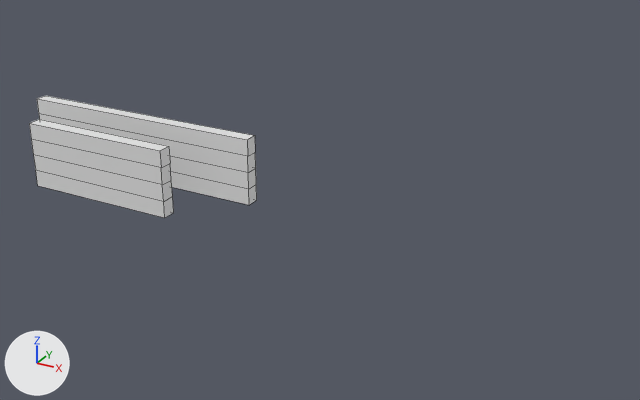
The Blender file Assets/SplineBOx.blend as it was, and as the next commit left it.
Both versions are drawn from a camera (50 mm lens) standing at (42.7, -49.4, 23.6) and looking at (14.7, 1.6, -1.9). Lighting does not change. The marker at lower left points along +X, +Y and +Z. Mesh edges are drawn as thin lines.
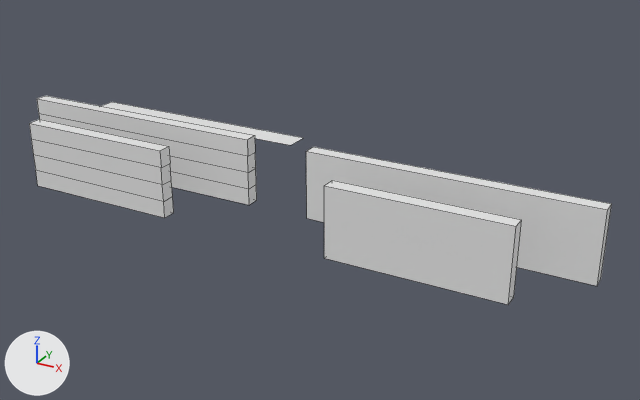
Pixel boxes (x1, y1, x2, y2) of what changed, in the pictures (640 x 400 px):
```json
{"object": "NarrowCol", "change": "added", "after": [324, 180, 521, 305]}
{"object": "WideCol", "change": "added", "after": [306, 147, 612, 286]}
{"object": "Flat", "change": "added", "after": [102, 102, 303, 145]}
```

Scene script edits in JSON lines:
```json
{"op": "add", "block": "me_plane", "code": ["me_plane = bpy.data.meshes.new('Plane')", "me_plane.from_pydata([(-9.8, -1.0, 0.0), (9.8, -1.0, 0.0), (-9.8, 1.0, 0.0), (9.8, 1.0, 0.0)], [], [(0, 1, 3, 2)])"]}
{"op": "add", "block": "me_cube_000", "code": ["me_cube_000 = bpy.data.meshes.new('Cube.000')", "me_cube_000.from_pydata(...)  # a box spanning x -6.04..6.04, y -0.5..0.5, z -2.5..2.5"]}
{"op": "add", "block": "me_cube_003", "code": ["me_cube_003 = bpy.data.meshes.new('Cube.003')", "me_cube_003.from_pydata(...)  # a box spanning x -10.0..10.0, y -0.5..0.5, z -2.5..2.5"]}
{"op": "add", "block": "ob_flat", "code": ["ob_flat = bpy.data.objects.new('Flat', me_plane)", "ob_flat.location = (0.0, 6.83, 0.0)"]}
{"op": "add", "block": "ob_narrowcol", "code": ["ob_narrowcol = bpy.data.objects.new('NarrowCol', me_cube_000)", "ob_narrowcol.location = (24.76, -4.7, 0.0)"]}
{"op": "add", "block": "ob_widecol", "code": ["ob_widecol = bpy.data.objects.new('WideCol', me_cube_003)", "ob_widecol.location = (24.76, 0.0, 0.0)"]}
```
